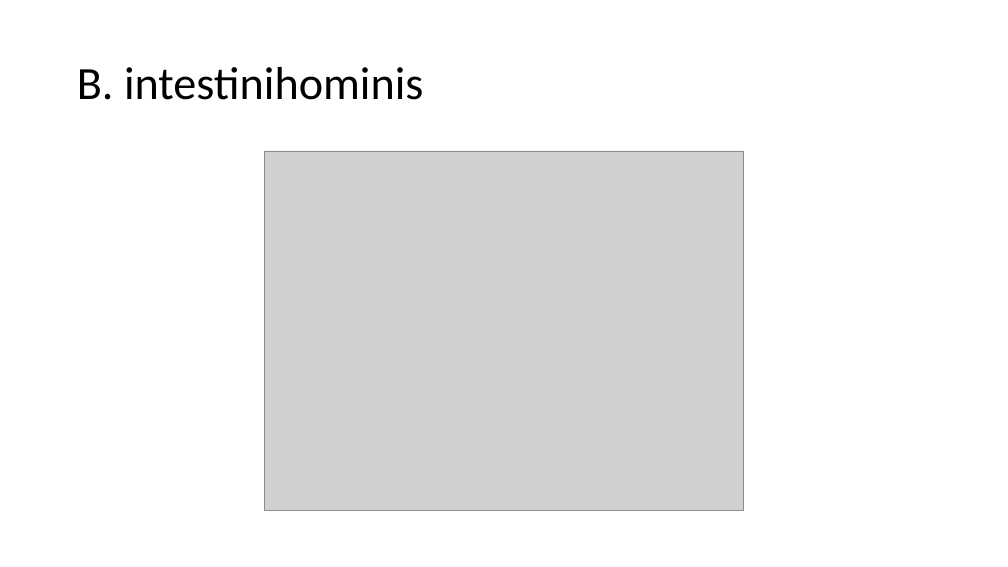
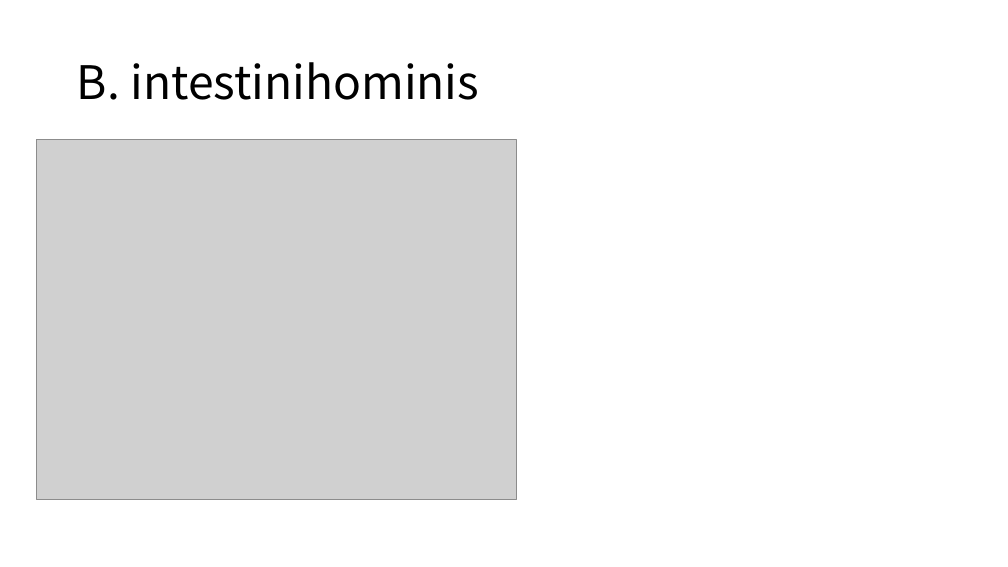
Before and after one commit to jon-mah/demo_for_ccgb, a slide deck: slide 10 of Summary/20220822_microbiome_demographic_slides.pptx. Drawn at 1008x567 pixels with LibreOffice and Linux fonts; fonts in the diff are those of the drawing; grey boxes stand for pictures. Boxes give left, top, right and bottom in pixels: in the first picture for what was removed or moved away, otherwise in the second. Text is boxed around its words. In the diff, an @@ line names an element or a change of style, - is before the commit and + after.

```diff
--- a/Summary/20220822_microbiome_demographic_slides.pptx
+++ b/Summary/20220822_microbiome_demographic_slides.pptx
@@ title "B. intestinihominis" at (77, 62, 479, 100): font Calibri to Noto Sans CJK JP @@
@@ picture: place and size @@
-picture at (264, 151, 743, 511)
+picture at (36, 140, 516, 500)
```
Also in this commit, not shown: 1 other slide changed, 1 other file.
